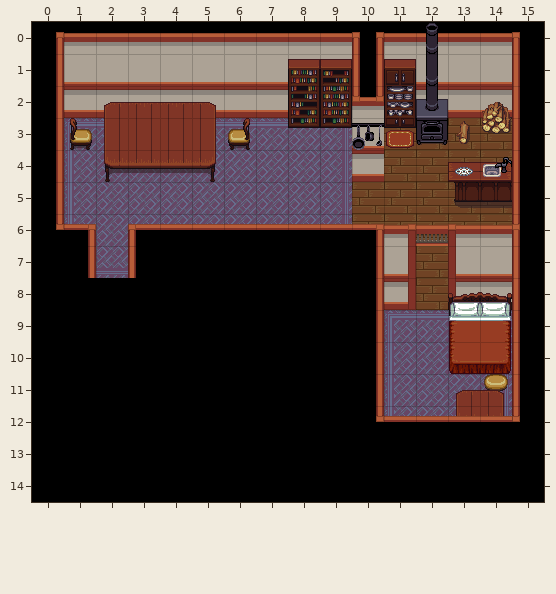
Tiled map, stored at maps/house4.tmx. The first picture shows the starting point.
Cells are 32x32 px. Shown: x 0..15, y 0..14.
Once edited:
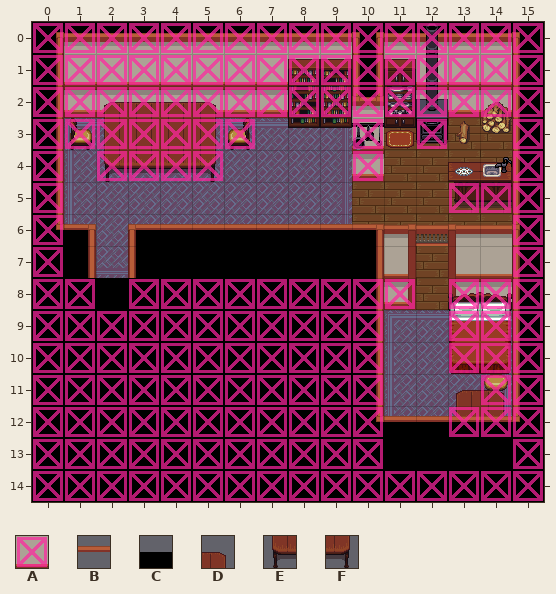
Key: from "collision": A 1; from "shrine": B 103, C 110; from "victoria": D 5, E 26, F 27.
_ is an empty cell, . an unchanged one.
Tiles of an added or newly shown layer are drawn over the layers below it.
See-through tiles are keyed as they look on the map.
Author's note on the commit: fixed fringe layer in house4
The exact change:
--- layer "Fringe"
@@ x 13..14 @@
-11 .D
-12 EF
+11 ._
+12 __
--- layer "Over"
@@ x 13..14 @@
-11 ._
-12 BB
+11 .D
+12 EF
--- layer "Over2"
@@ x 13..14 @@
-12 CC
+12 BB
--- layer "Over3"
@@ x 13..14 @@
-12 __
+12 CC
--- layer "Collision" (now shown)
@@ x 0..15 @@
- 0 ________________
- 1 ________________
- 2 ________________
- 3 _______..._._.._
- 4 _.____...._...._
- 5 _............___
- 6 _.............._
- 7 _.............._
- 8 __._________.___
- 9 ___________..___
-10 ___________..___
-11 ___________...__
-12 ___________..___
-13 ___________...._
-14 ________________
+ 0 AAAAAAAAAAAAAAAA
+ 1 AAAAAAAAAAAAAAAA
+ 2 AAAAAAAAAAAAAAAA
+ 3 AAAAAAA...A.A..A
+ 4 A.AAAA....A....A
+ 5 A............AAA
+ 6 A..............A
+ 7 A..............A
+ 8 AA.AAAAAAAAA.AAA
+ 9 AAAAAAAAAAA..AAA
+10 AAAAAAAAAAA..AAA
+11 AAAAAAAAAAA...AA
+12 AAAAAAAAAAA..AAA
+13 AAAAAAAAAAA....A
+14 AAAAAAAAAAAAAAAA
Changed places in both pictures, as pixel boxes (x1, y1, x2, y2):
changed: (33, 23, 543, 501)
